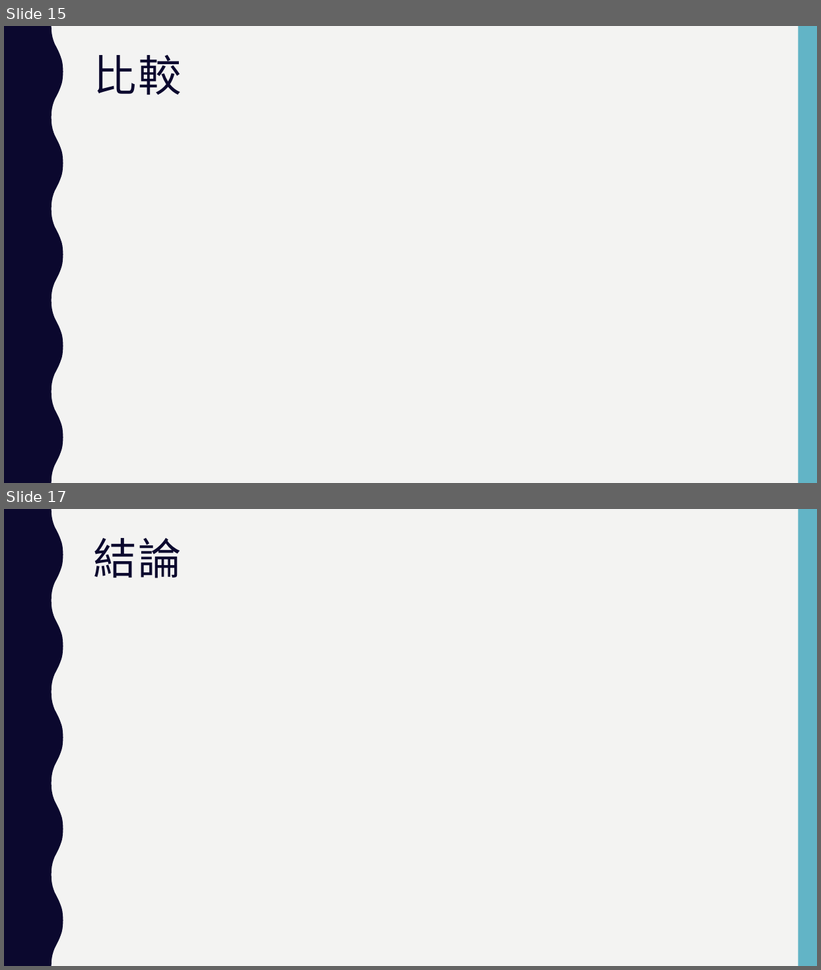
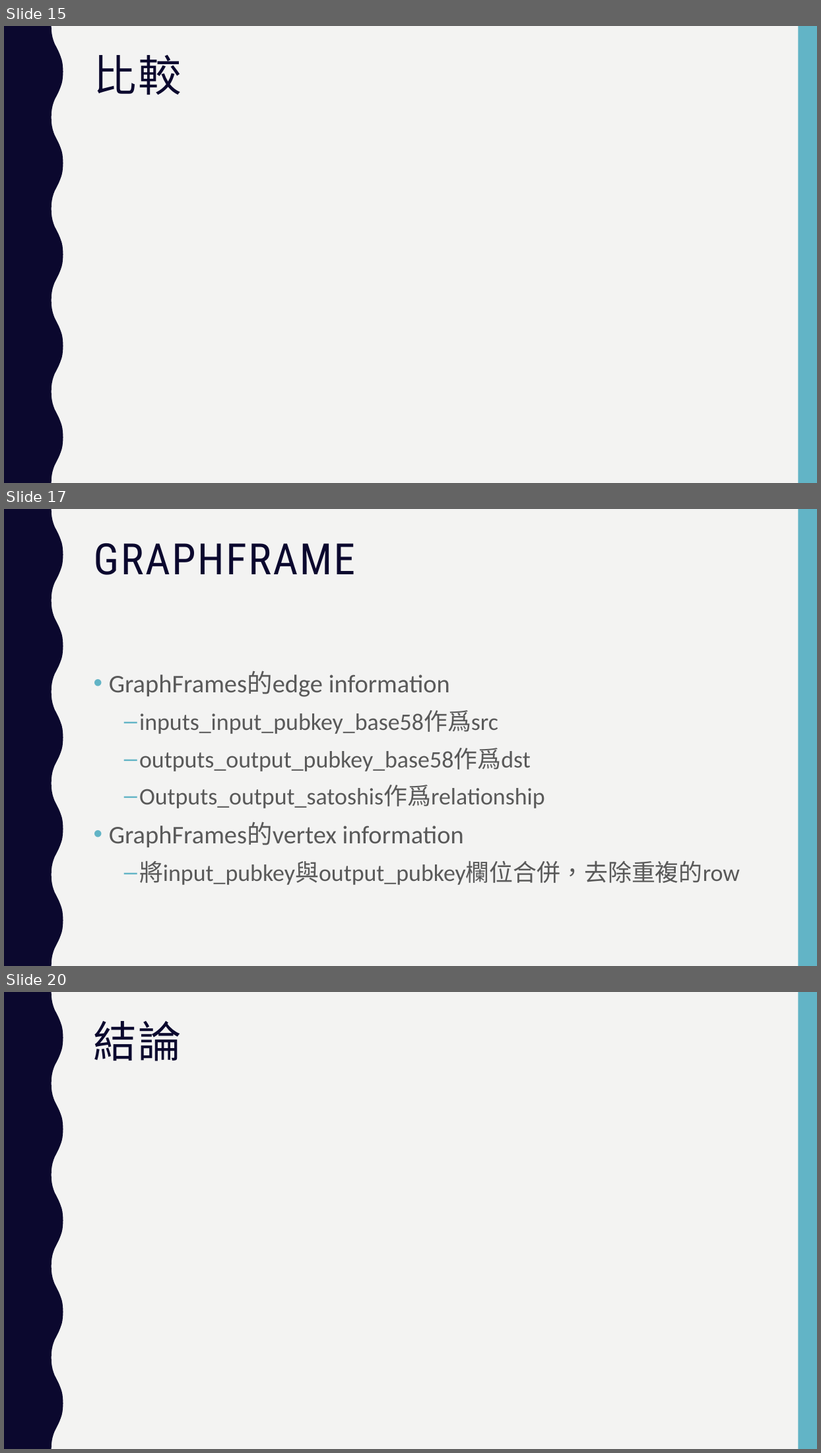
Before and after one commit to Aurako/NCCU2018_distributed-systems_group6, a slide deck: finalproject.pptx. Shown one above the other, each under a label of ours: slides 15 and 17 before the commit, slides 15, 17 and 20 after it; the slides between them are not shown. The pictures are 821x970 and 821x1453 pixels, drawn with LibreOffice and Linux fonts; fonts in the diff are those of the drawing. Boxes give left, top, right and bottom in pixels: in the first picture for what was removed or moved away, otherwise in the second. Text is boxed around its words. In the diff, an @@ line names an element or a change of style, - is before the commit and + after.

```diff
--- a/finalproject.pptx
+++ b/finalproject.pptx
@@ slide 17 added at [4, 509, 817, 966], background #F3F3F2; not listed: 2 template elements that a slide beside it also shows @@
@@ title added at [94, 543, 356, 575], 51 pt, text #0B082E @@
+GRAPHFRAME
@@ text added at [109, 671, 740, 885], 28 pt, text #595959 @@
+• GraphFrames的edge information
+  – inputs_input_pubkey_base58作爲src
+  – outputs_output_pubkey_base58作爲dst
+  – Outputs_output_satoshis作爲relationship
+• GraphFrames的vertex information
+  – 將input_pubkey與output_pubkey欄位合併，去除重複的row
@@ what was slide 17 is now slide 20 @@
```
Also in this commit, not shown: 2 slides changed, 3 other slides added, 1 slide removed.
